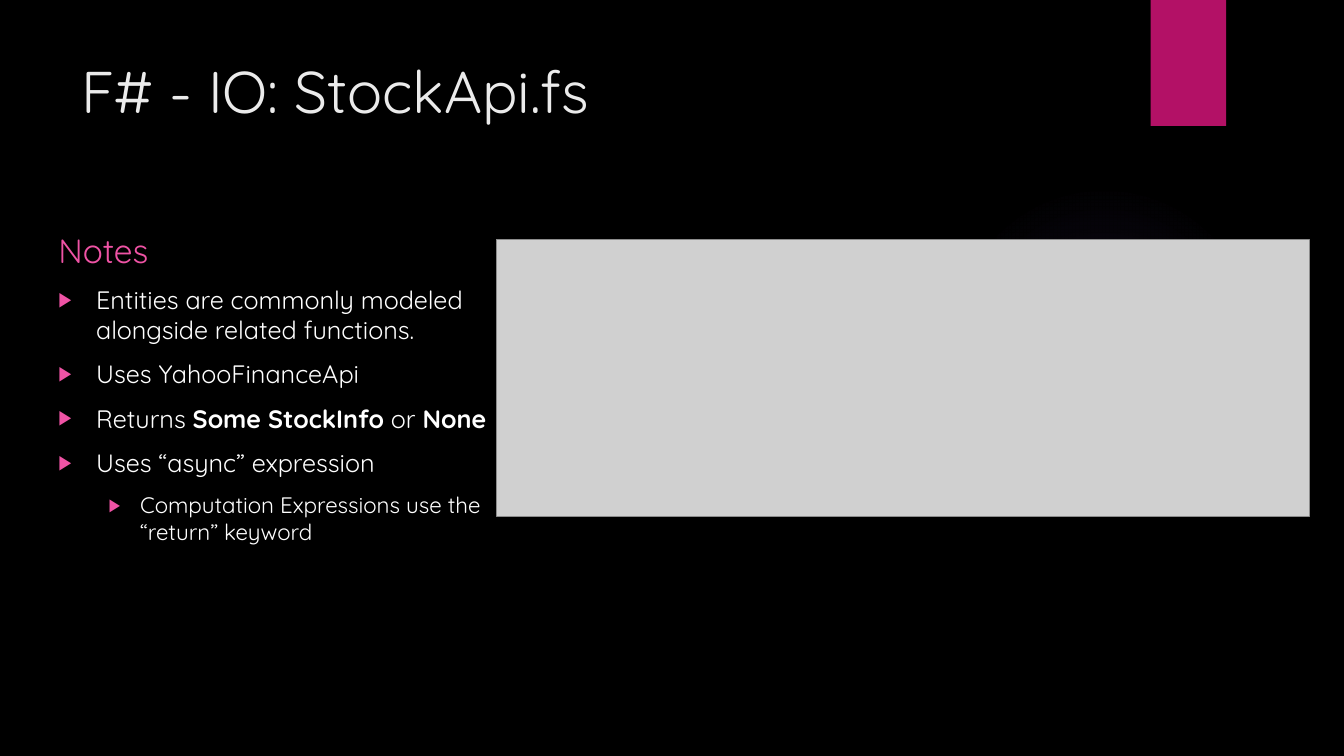
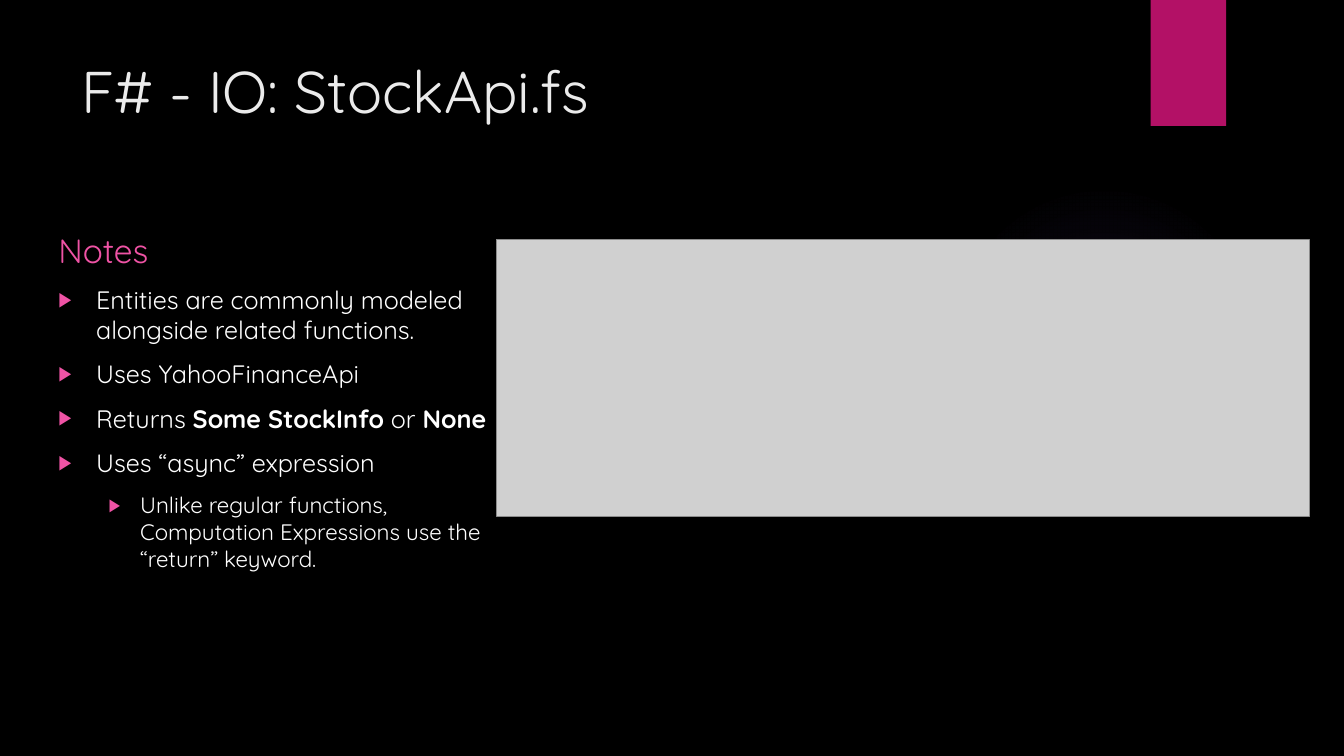
Before and after one commit to JordanMarr/TradeMinderFSharp, a slide deck: slide 17 of TradeMinder F# - C#.pptx. Drawn at 1344x756 pixels with LibreOffice and Linux fonts; fonts in the diff are those of the drawing; grey boxes stand for pictures; background and template pictures are left out. Boxes give left, top, right and bottom in pixels: in the first picture for what was removed or moved away, otherwise in the second. Text is boxed around its words. In the diff, an @@ line names an element or a change of style, - is before the commit and + after.

```diff
--- a/TradeMinder F# - C#.pptx
+++ b/TradeMinder F# - C#.pptx
@@ text at (140, 496, 481, 572): text changed @@
-  ▶ Computation Expressions use the “return” keyword
+  ▶ Unlike regular functions, Computation Expressions use the “return” keyword.
```
Also in this commit, not shown: 15 other slides changed, 1 slide added, 1 slide removed.
